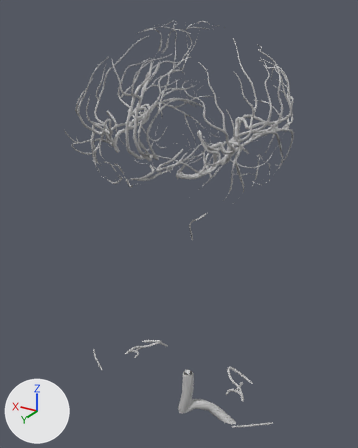
Before and after pictures for a commit that changed the glTF model data/region_head_extended_lod2.glb.
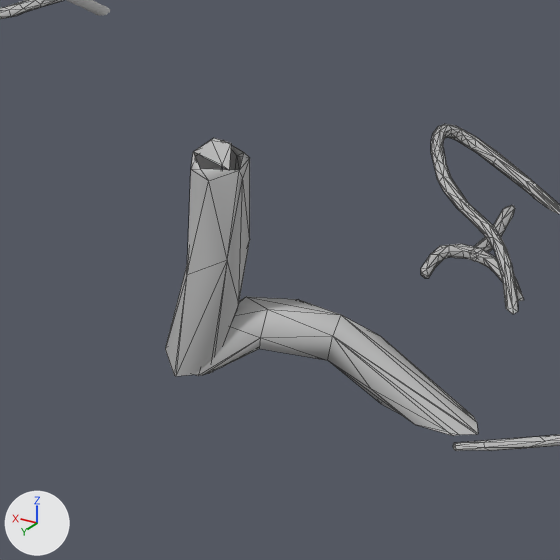
Each version is shown whole from a camera (50 mm lens) standing at (-17.95, 28.35, 85.54) and looking at (0.21, -1.92, 70.41), then close up on the part from 41% to 70% of the width and 77% to 100% of the height. The lights are fixed; the arrows at lower left show +X, +Y and +Z. The first two pictures are the older version. The close-ups show mesh edges as thin lines.

The first close-up shows 'FJ1973', 'FJ1985', 'FJ2250', 'FJ3485', 'FJ3486' and 3 more.
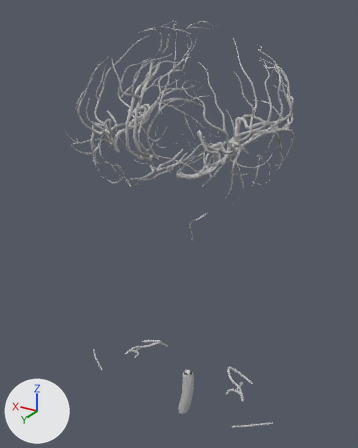
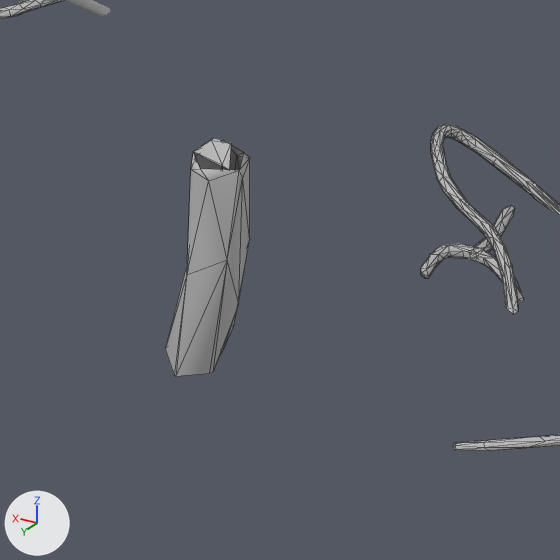
The change, as a list of edits to the scene's bpy script:
```text
Remove ob_fj3486:
    ob_fj3486 = bpy.data.objects.new('FJ3486', me_fj3486)
    ob_fj3486.location = (0.0, 0.0, 0.0)
```

Pixel boxes [x1, y1, x2, y2] of what changed, in the close-ups (560 x 560 px):
'FJ3486', deleted: before [195, 297, 478, 436]
